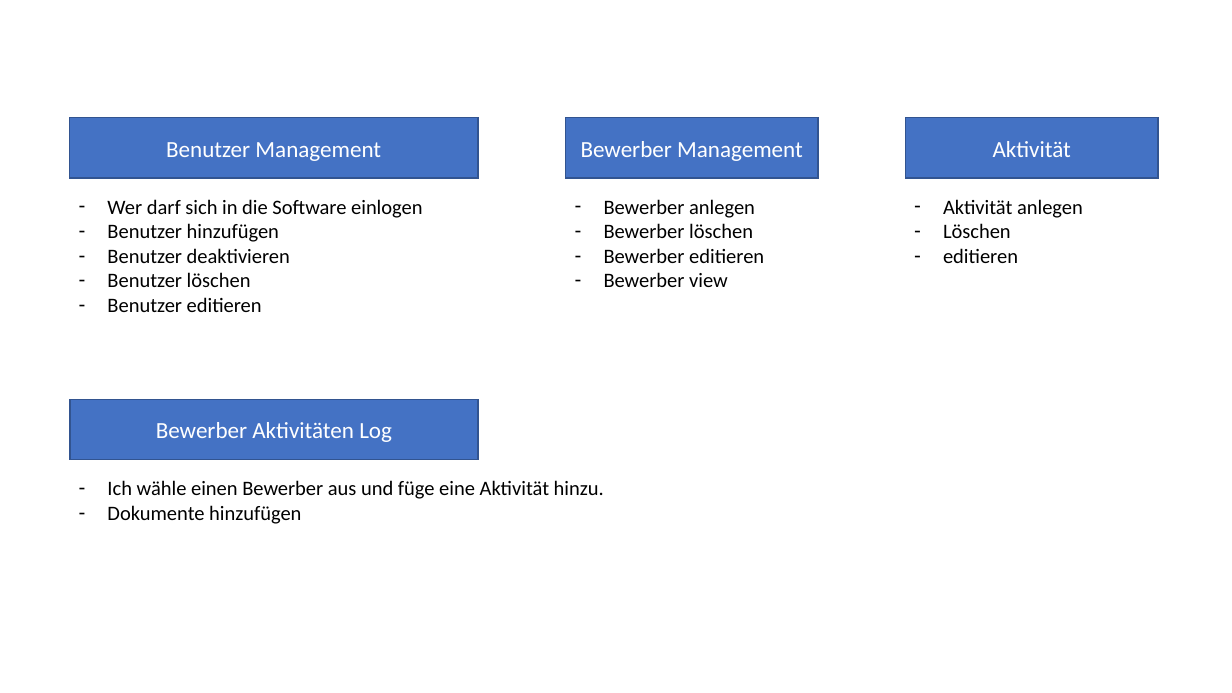
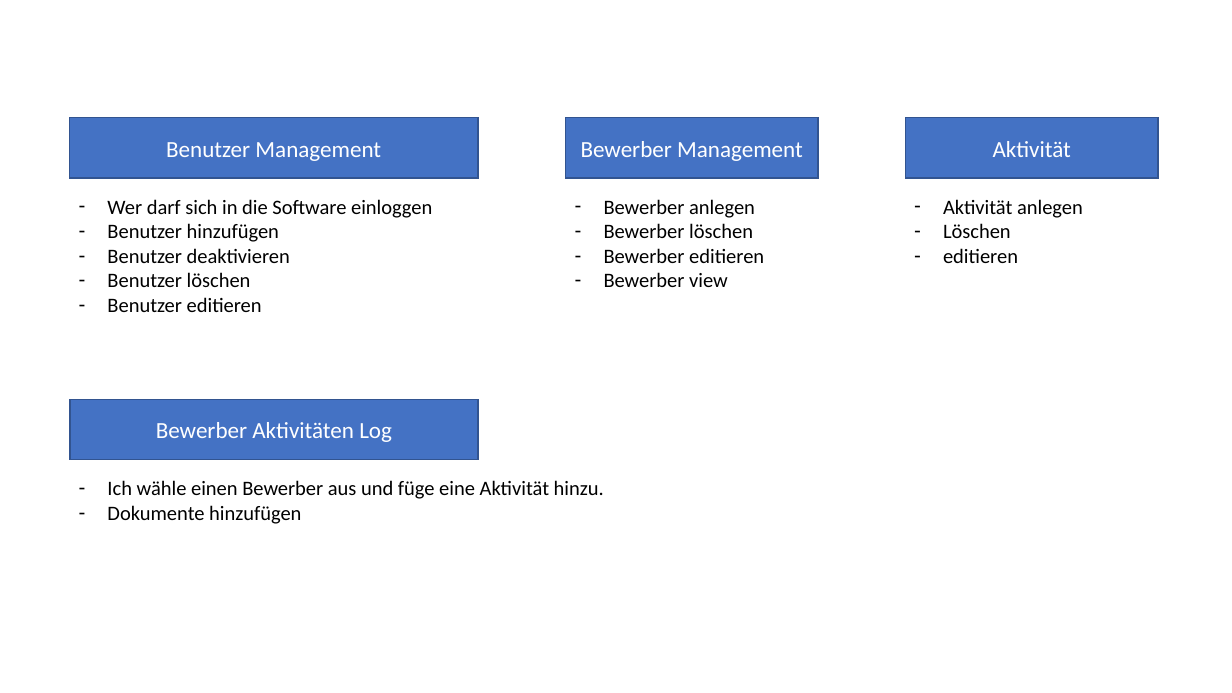
Before and after one commit to abl18/recruitment-manager, a slide deck: slide 1 of doc/Umsetzungskonzept.pptx. Drawn at 1232x693 pixels with LibreOffice and Linux fonts; fonts in the diff are those of the drawing. Boxes give left, top, right and bottom in pixels: in the first picture for what was removed or moved away, otherwise in the second. Text is boxed around its words. In the diff, an @@ line names an element or a change of style, - is before the commit and + after.

```diff
--- a/doc/Umsetzungskonzept.pptx
+++ b/doc/Umsetzungskonzept.pptx
@@ text at (107,199,432,218): text changed @@
-– Wer darf sich in die Software einlogen
+– Wer darf sich in die Software einloggen
```
Also in this commit, not shown: 3 other files.
